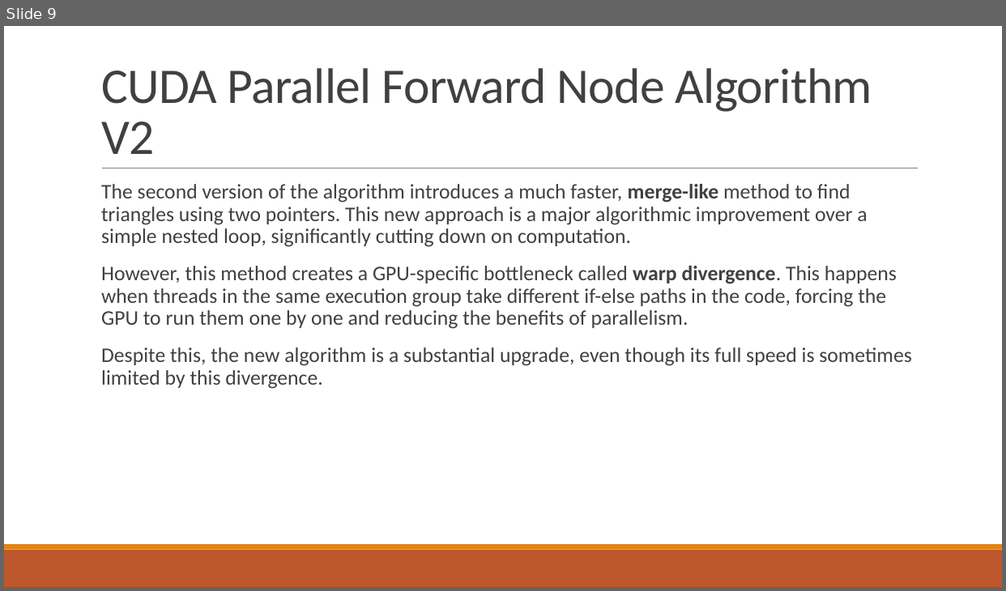
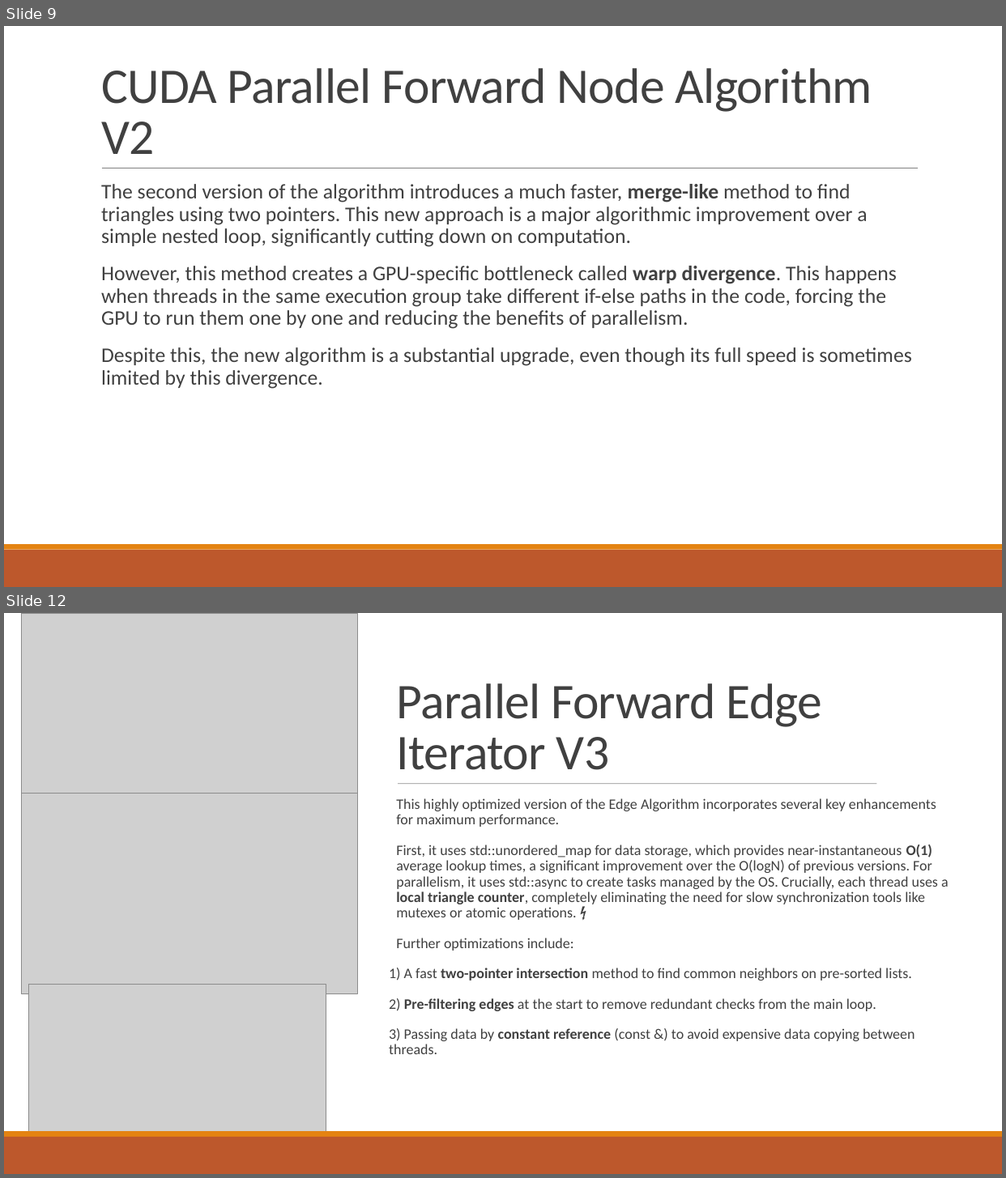
Before and after one commit to RiccardoRevalor/ParallelTriangleCounting, a slide deck: presentation.pptx. Shown one above the other, each under a label of ours: slide 9 before the commit, slides 9 and 12 after it; the slides between them are not shown. The pictures are 1006x591 and 1006x1178 pixels, drawn with LibreOffice and Linux fonts; fonts in the diff are those of the drawing; grey boxes stand for pictures. Boxes give left, top, right and bottom in pixels: in the first picture for what was removed or moved away, otherwise in the second. Text is boxed around its words. In the diff, an @@ line names an element or a change of style, - is before the commit and + after.

Commit message:
feat: slides parallel edge

```diff
--- a/presentation.pptx
+++ b/presentation.pptx
@@ slide 12 added at box(4, 613, 1002, 1174), background #FFFFFF @@
@@ rectangle added at box(4, 613, 1002, 1131), fill #FFFFFF @@
@@ picture added at box(21, 613, 357, 815) @@
@@ title added at box(397, 683, 822, 770), 48 pt, text #404040 @@
+Parallel Forward Edge Iterator V3
@@ picture added at box(21, 793, 357, 994) @@
@@ text added at box(389, 798, 948, 1054), 14 pt, text #404040 @@
+  This highly optimized version of the Edge Algorithm incorporates several key enhancements for maximum performance.
+  First, it uses std::unordered_map for data storage, which provides near-instantaneous O(1) average lookup times, a significant improvement over the O(logN) of previous versions. For parallelism, it uses std::async to create tasks managed by the OS. Crucially, each thread uses a local triangle counter, completely eliminating the need for slow synchronization tools like mutexes or atomic operations. ⚡
+  Further optimizations include:
+1) A fast two-pointer intersection method to find common neighbors on pre-sorted lists.
+2) Pre-filtering edges at the start to remove redundant checks from the main loop.
+3) Passing data by constant reference (const &) to avoid expensive data copying between threads.
@@ line added from (398, 784) to (877, 784), #808080 0.5 pt @@
@@ picture added at box(28, 984, 326, 1137) @@
@@ rectangle added at box(4, 1131, 1002, 1137), fill #E48312 @@
@@ rectangle added at box(4, 1137, 1002, 1174), fill #BD582C @@
```
Also in this commit, not shown: 2 other slides added.
